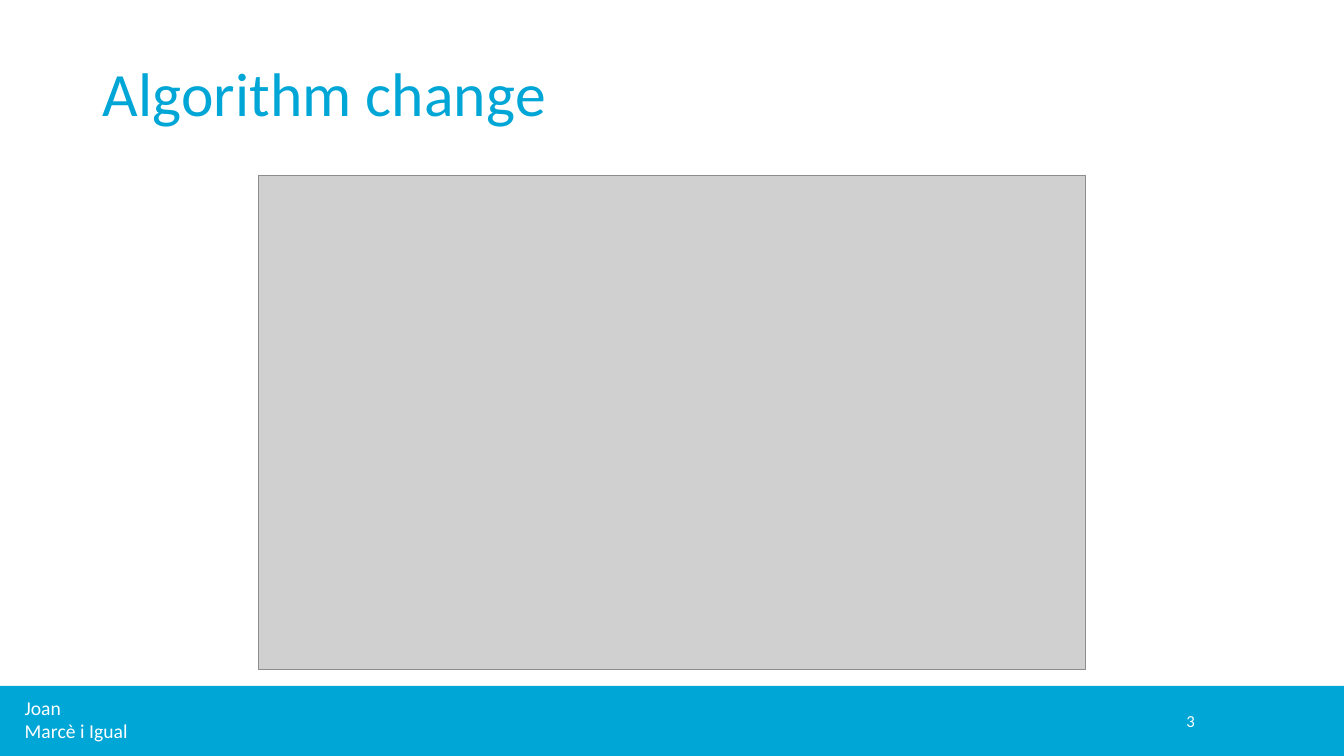
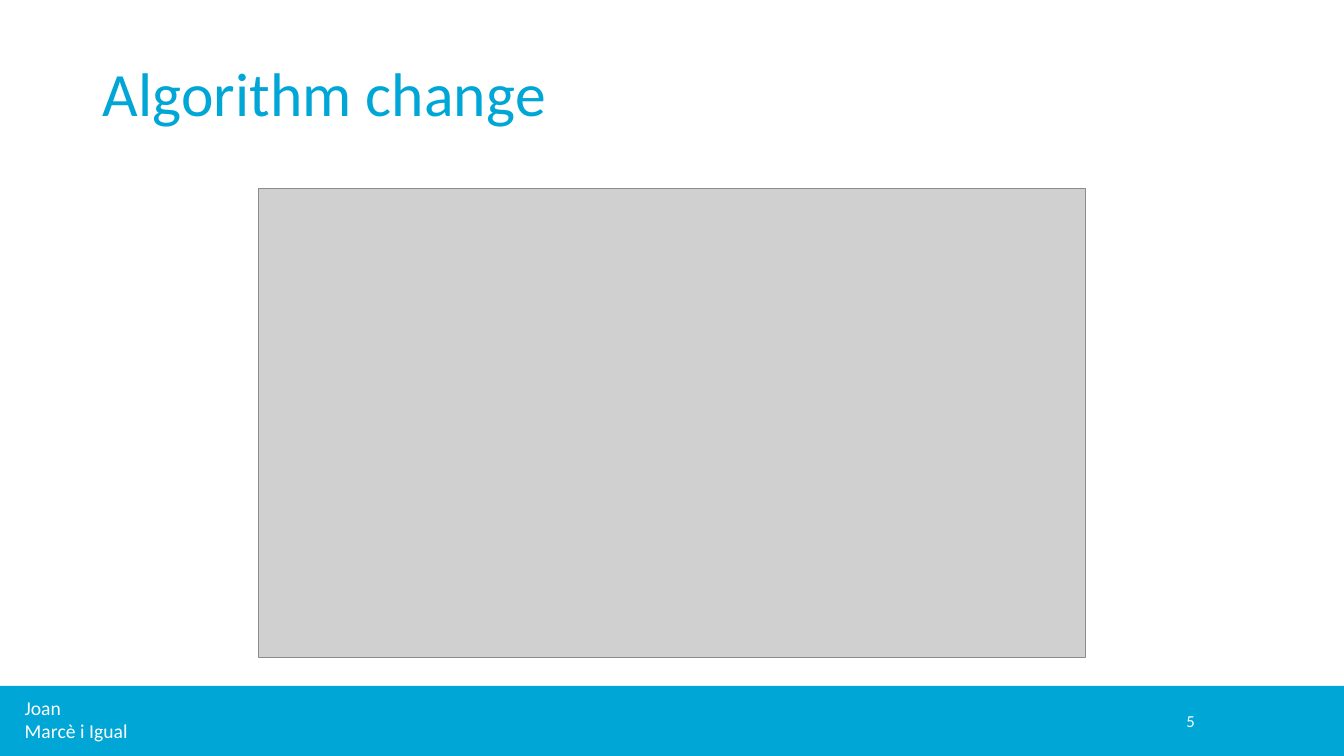
Before and after one commit to jmigual/APATeoria, a slide deck: slide 5 of Notes/TFM_presentations/2020_03_09/2020_03_09.pptx (slide 3 before the commit). Drawn at 1344x756 pixels with LibreOffice and Linux fonts; fonts in the diff are those of the drawing; grey boxes stand for pictures; background and template pictures are left out. Boxes give left, top, right and bottom in pixels: in the first picture for what was removed or moved away, otherwise in the second. Text is boxed around its words. In the diff, an @@ line names an element or a change of style, - is before the commit and + after.

```diff
--- a/Notes/TFM_presentations/2020_03_09/2020_03_09.pptx
+++ b/Notes/TFM_presentations/2020_03_09/2020_03_09.pptx
@@ picture resized from (x1=259, y1=176, x2=1086, y2=670) to (x1=259, y1=189, x2=1086, y2=658) @@
@@ page number at (x1=1186, y1=716, x2=1194, y2=727): text changed @@
-3
+5
```
Also in this commit, not shown: 3 slides added, 3 other files.
